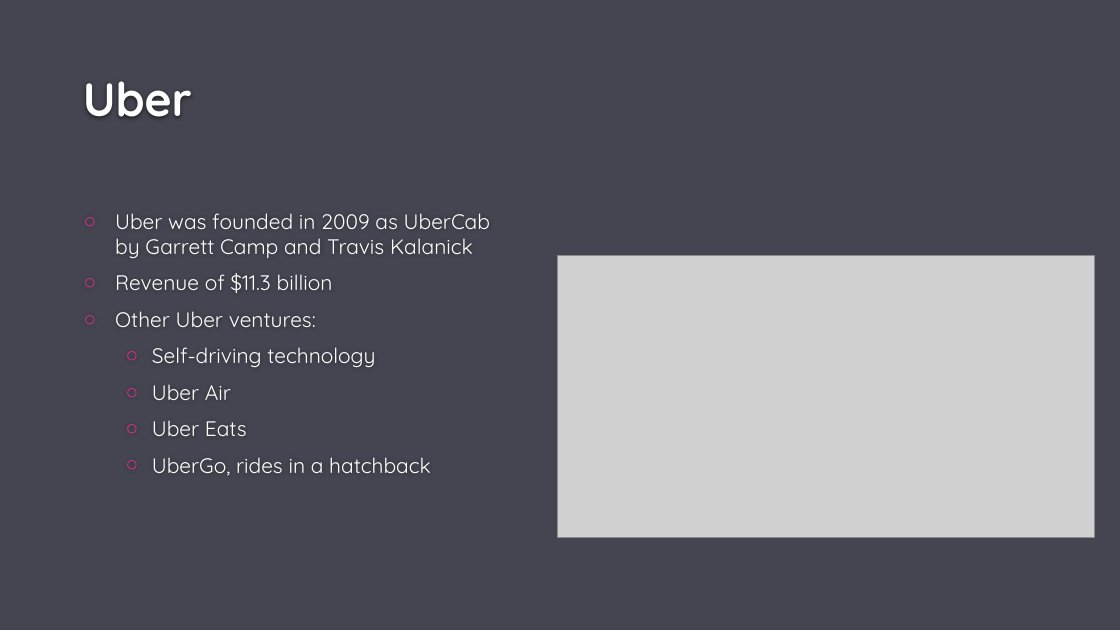
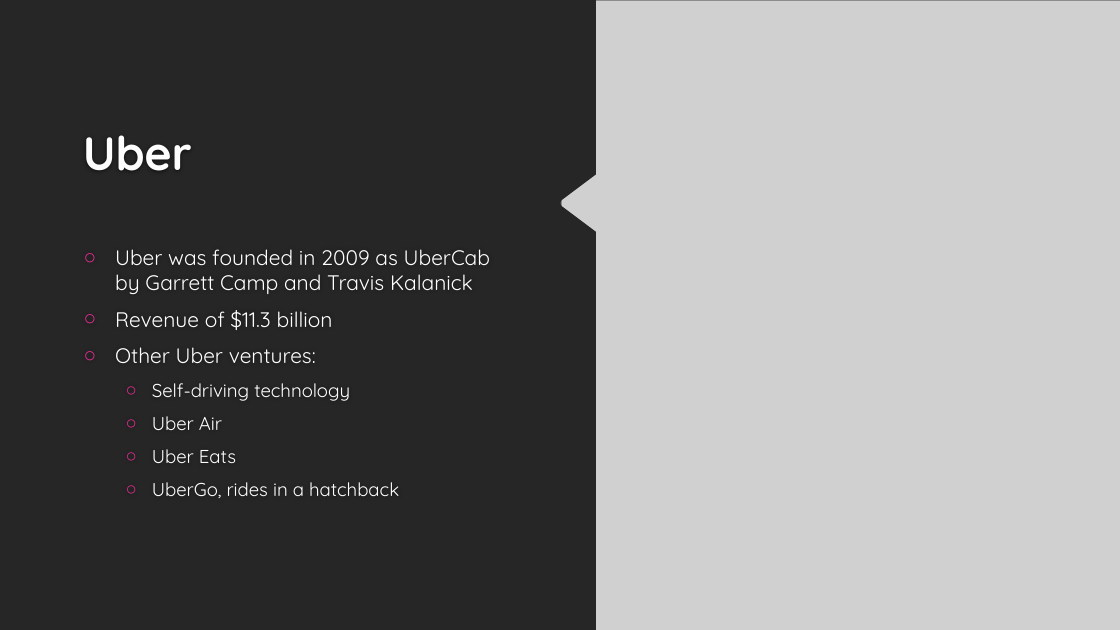
Before and after one commit to ajkim19/TNCs_and_DUI_Deaths, a slide deck: slide 5 of Project 1/Project-1.pptx. Drawn at 1120x630 pixels with LibreOffice and Linux fonts; fonts in the diff are those of the drawing; grey boxes stand for pictures; background and template pictures are left out. Boxes give left, top, right and bottom in pixels: in the first picture for what was removed or moved away, otherwise in the second. Text is boxed around its words. In the diff, an @@ line names an element or a change of style, - is before the commit and + after.

```diff
--- a/Project 1/Project-1.pptx
+++ b/Project 1/Project-1.pptx
@@ freeform shape added at (x1=0, y1=0, x2=596, y2=630), fill #262626 @@
@@ picture resized from (x1=558, y1=256, x2=1095, y2=538) to (x1=561, y1=0, x2=1120, y2=630) @@
@@ title "Uber" moved from (x1=83, y1=81, x2=192, y2=117) to (x1=83, y1=135, x2=192, y2=171) @@
@@ text "Uber was founded in 2009 ..." moved from (x1=115, y1=213, x2=490, y2=476) to (x1=115, y1=249, x2=490, y2=498) @@
@@ text "Uber was founded in 2009 ..." at (x1=115, y1=249, x2=490, y2=498): vertical alignment top to middle @@
@@ text at (x1=152, y1=383, x2=399, y2=498): size 18 to 16 pt in "Self-driving technology", "Uber Air", "Uber Eats", "UberGo, rides in a hatchback" @@
```
Also in this commit, not shown: 9 other slides changed, 1 other file.
